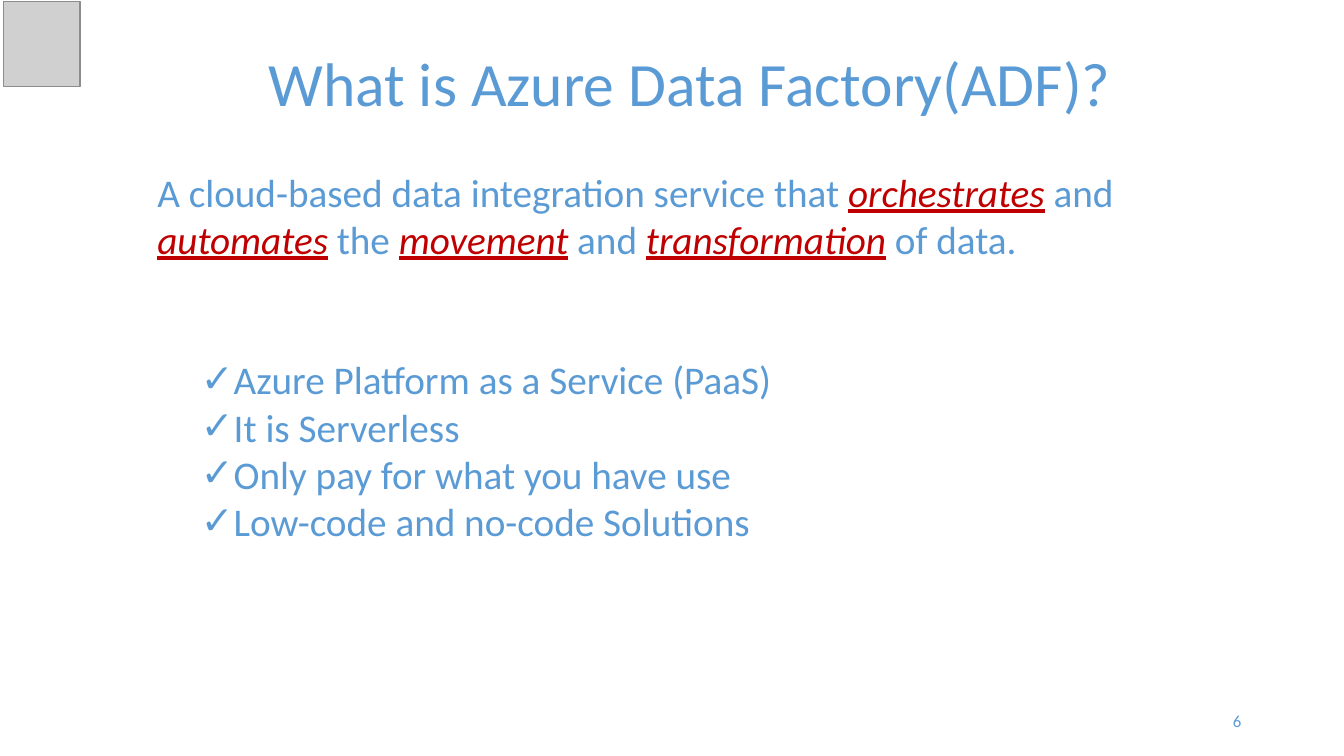
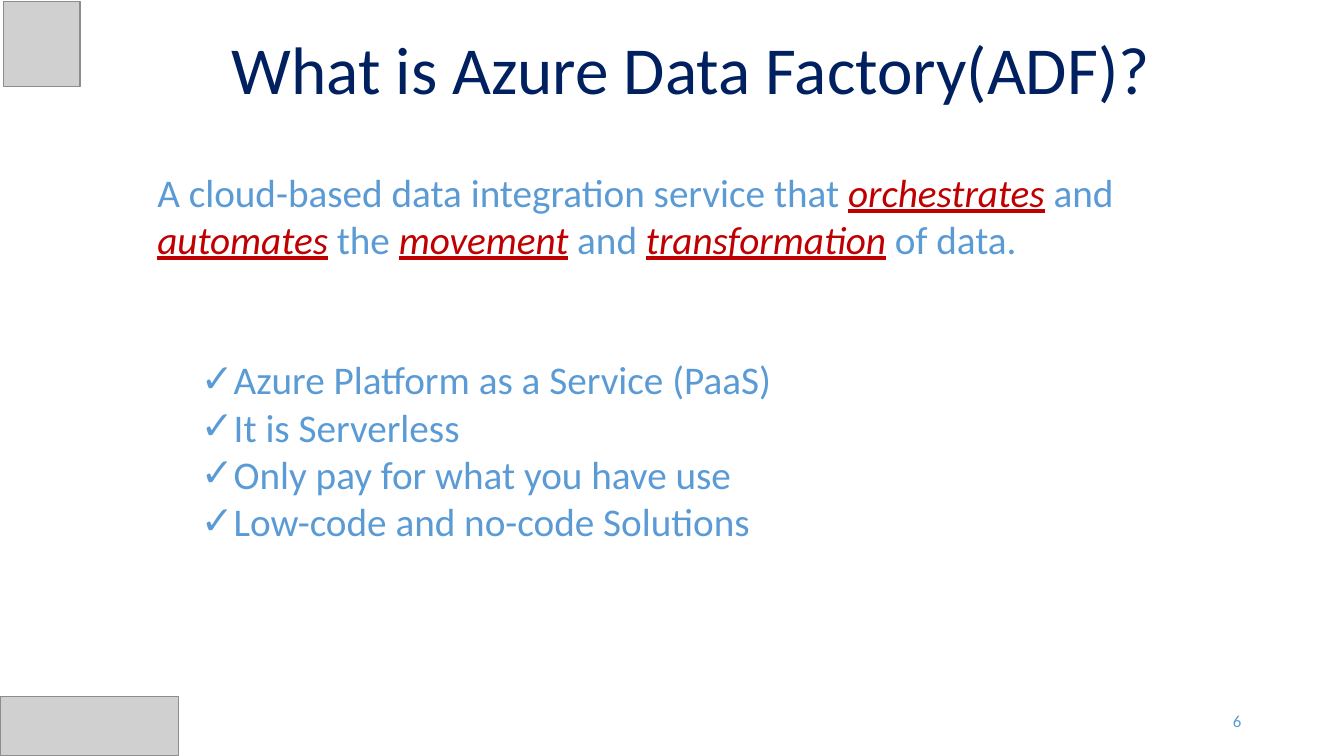
Before and after one commit to alpaBuddhabhatti/CloudBrew2022, a slide deck: slide 6 of Sentiment Analysis using Azure Data Factory and Azure Cognitive service_CloudBrew2022.pptx. Drawn at 1344x756 pixels with LibreOffice and Linux fonts; fonts in the diff are those of the drawing; grey boxes stand for pictures. Boxes give left, top, right and bottom in pixels: in the first picture for what was removed or moved away, otherwise in the second. Text is boxed around its words. In the diff, an @@ line names an element or a change of style, - is before the commit and + after.

```diff
--- a/Sentiment Analysis using Azure Data Factory and Azure Cognitive service_CloudBrew2022.pptx
+++ b/Sentiment Analysis using Azure Data Factory and Azure Cognitive service_CloudBrew2022.pptx
@@ title "What is Azure Data Factory(ADF)?": place and size @@
-title "What is Azure Data Factory(ADF)?" at [268,61,1110,116]
+title "What is Azure Data Factory(ADF)?" at [232,45,1150,105]
@@ title "What is Azure Data Factory(ADF)?" at [232,45,1150,105]: size 44 to 48 pt, text colour #5B9BD5 to #002060 @@
@@ picture added at [1,696,178,756] @@
```
Also in this commit, not shown: 22 other slides changed.
